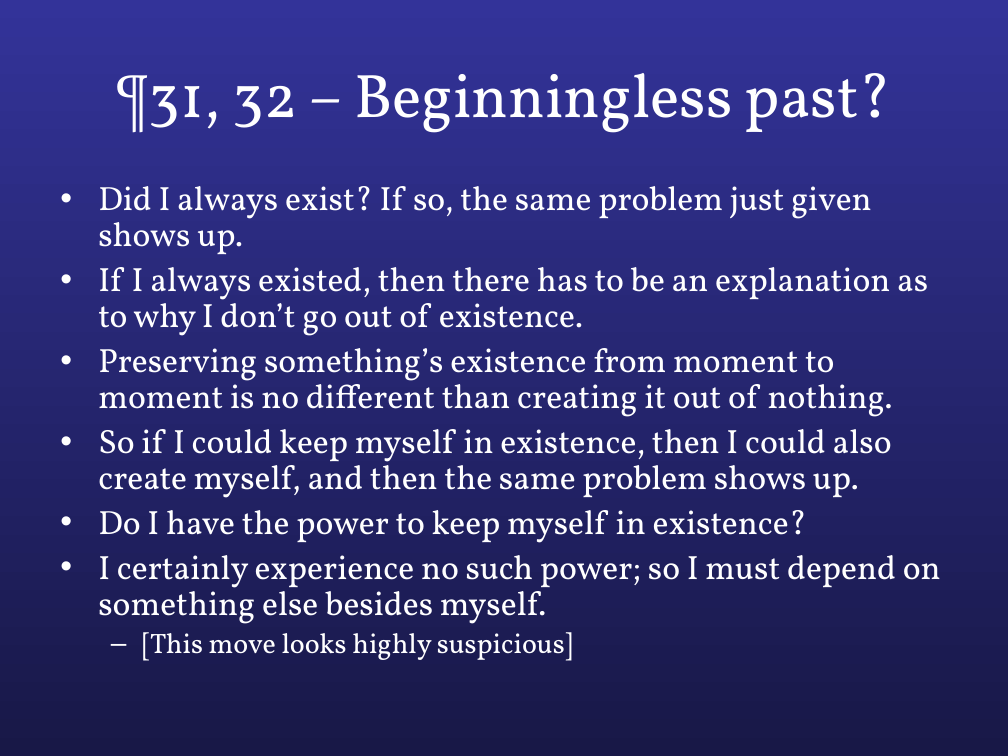
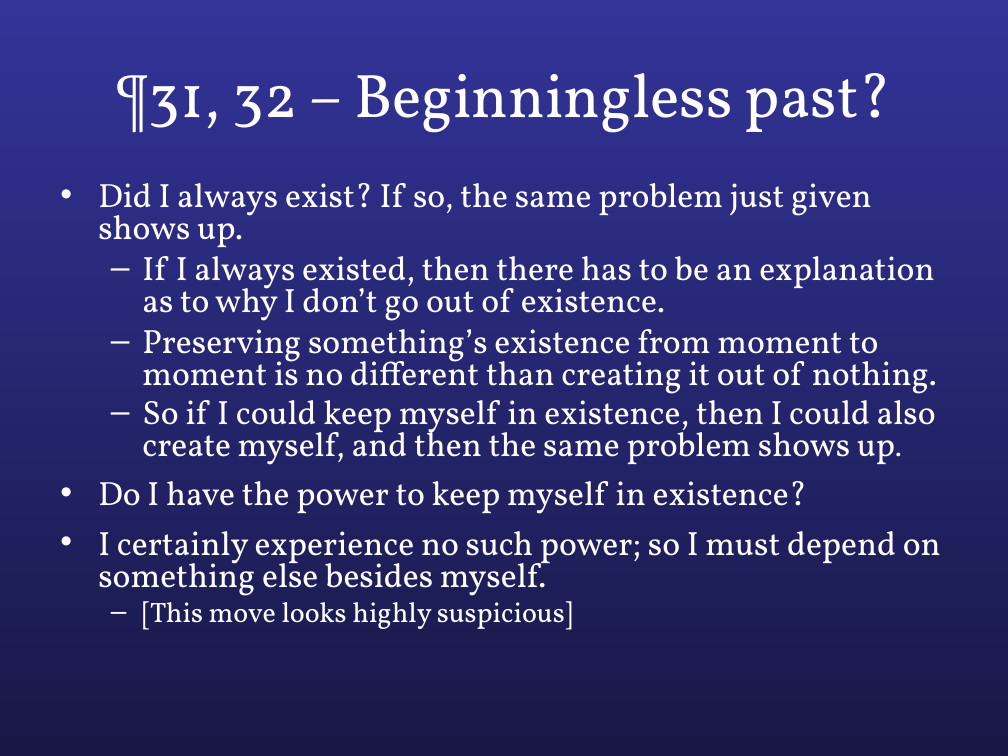
Before and after one commit to colemitchell/colemitchell.github.io, a slide deck: slide 29 of PHIL2220/Med III.ppt. Drawn at 1008x756 pixels with LibreOffice and Linux fonts; fonts in the diff are those of the drawing. Boxes give left, top, right and bottom in pixels: in the first picture for what was removed or moved away, otherwise in the second. Text is boxed around its words. In the diff, an @@ line names an element or a change of style, - is before the commit and + after.

```diff
--- a/PHIL2220/Med III.ppt
+++ b/PHIL2220/Med III.ppt
@@ text "Did I always exist? If ..." at [98, 183, 941, 630]: size 24 to 20 pt in "up."; line spacing 0.9 to 0.8; bullet • to –; list level 1 to 2 in "If I always existed, then ..."; list level 1 to 2 in "Preserving something’s existence from moment ..."; list level 1 to 2 in "So if I could keep ..."; more space between paragraphs @@
```
Also in this commit, not shown: 7 other slides changed.
